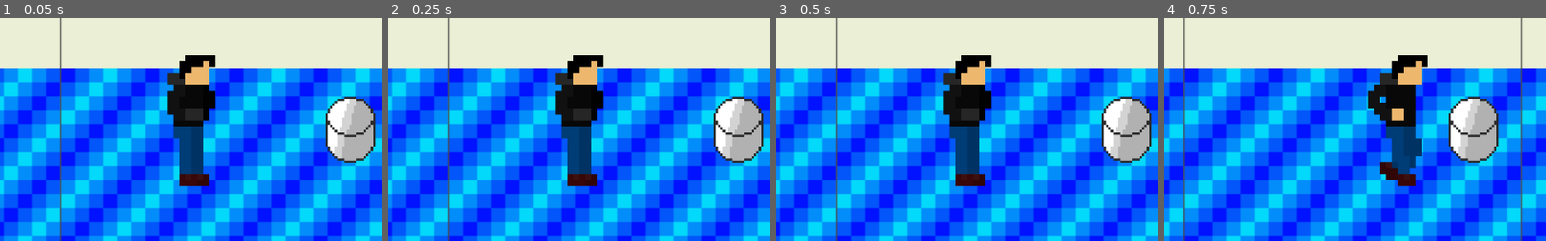
Above: before the commit, frames 1-4 (left to right).
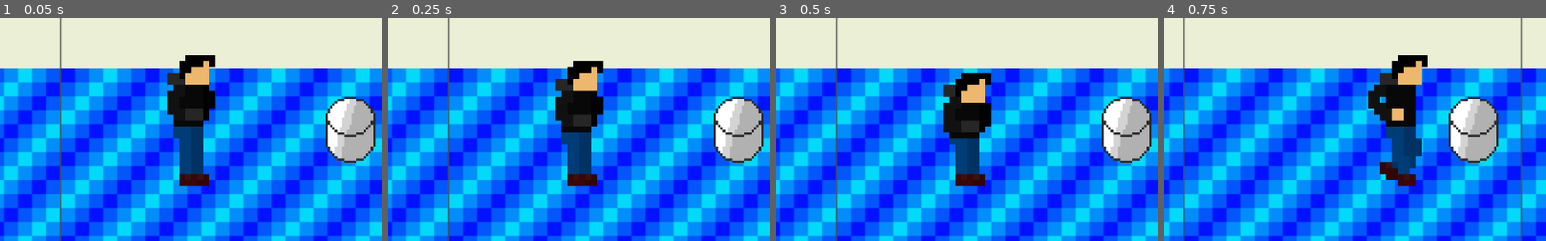
Above: after the commit, the same moments.

Repository: OfirIsakov/ScriptGameRemastered
Game: Godot game, scene res://Main.tscn
Same seed, same stepped clock (60 frames per second), same inputs: the game is played once before the commit and once after it. The project has no main scene, so this scene is started directly.
Inputs (mouse positions are % of the whole screen's width and height, from its top left):
- Up to frame 1 (0.05 s): no input
- Up to frame 2 (0.25 s): no input
- Up to frame 3 (0.5 s): no input
- Up to frame 4 (0.75 s): move the mouse to (71, 61) at 0.52 s; hold D from 0.53 s (still down)
The pictures show only the part of the screen within x 25-75%, y 32-82%; the shares and areas given below are measured in that part.

Frame 1 is identical in both runs. In frame 2, 1.6% of the frame differs, in the area x 43-57%, y 16-57%; in frame 3, 3.2%; in frame 4, nothing differs.

Commit message:
the player can and will hop-hop stand

Diff:
--- a/Main.tscn
+++ b/Main.tscn
@@ -15,6 +15,10 @@
 [ext_resource path="res://MainPlayer.gd" type="Script" id=13]
 [ext_resource path="res://SelectedObjectLabel.tscn" type="PackedScene" id=14]
 [ext_resource path="res://Main.gd" type="Script" id=15]
+[ext_resource path="res://pixel art/StandingHopHop/StandingHopHop_1.png" type="Texture" id=16]
+[ext_resource path="res://pixel art/StandingHopHop/StandingHopHop_0.png" type="Texture" id=17]
+[ext_resource path="res://pixel art/StandingHopHop/StandingHopHop_2.png" type="Texture" id=18]
+[ext_resource path="res://pixel art/StandingHopHop/StandingHopHop_3.png" type="Texture" id=19]
 
 [sub_resource type="RectangleShape2D" id=1]
 extents = Vector2( 5172.68, 295.327 )
@@ -37,6 +41,11 @@
 "loop": true,
 "name": "running",
 "speed": 12.0
+}, {
+"frames": [ ExtResource( 17 ), ExtResource( 16 ), ExtResource( 18 ), ExtResource( 19 ) ],
+"loop": true,
+"name": "StandingHopHop",
+"speed": 6.0
 } ]
 
 [node name="Main" type="Node2D"]
@@ -82,6 +91,7 @@
 position = Vector2( -961, 324 )
 scale = Vector2( 0.25, 0.25 )
 frames = SubResource( 4 )
+animation = "StandingHopHop"
 script = ExtResource( 12 )
 
 [node name="Camera2D" type="Camera2D" parent="Player"]
--- a/PlayerAnimation.gd
+++ b/PlayerAnimation.gd
@@ -24,4 +24,4 @@
 		play("running")
 		#flip_h = false
 	elif not (Input.is_key_pressed(KEY_W) or Input.is_key_pressed(KEY_A) or Input.is_key_pressed(KEY_S) or Input.is_key_pressed(KEY_D)):
-		play("default")
+		play("StandingHopHop")
Not shown: 1 places in Main.tscn that only renumber resources
Binary file added: pixel art/StandingHopHop/StandingHopHop_0.png
Not shown, added: pixel art/StandingHopHop/StandingHopHop_0.png.import
Binary file added: pixel art/StandingHopHop/StandingHopHop_1.png
Not shown, added: pixel art/StandingHopHop/StandingHopHop_1.png.import
Binary file added: pixel art/StandingHopHop/StandingHopHop_2.png
Not shown, added: pixel art/StandingHopHop/StandingHopHop_2.png.import
Binary file added: pixel art/StandingHopHop/StandingHopHop_3.png
Not shown, added: pixel art/StandingHopHop/StandingHopHop_3.png.import
Not shown, added: pixel art/StandingHopHop.piskel
Not shown, added: pixel art/StandingHopHop.zip
